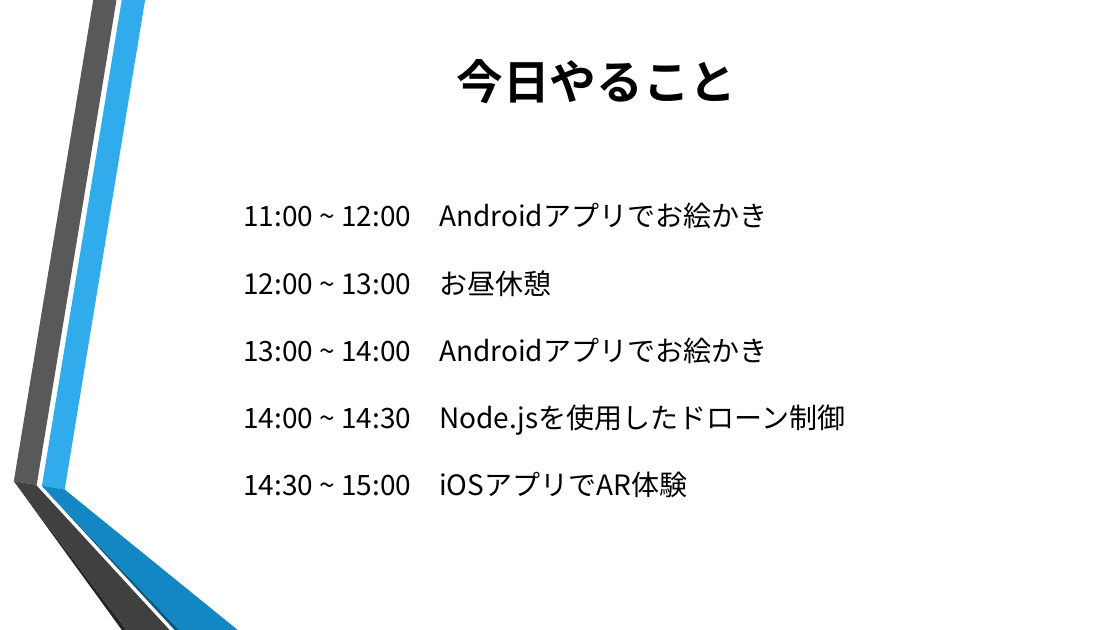
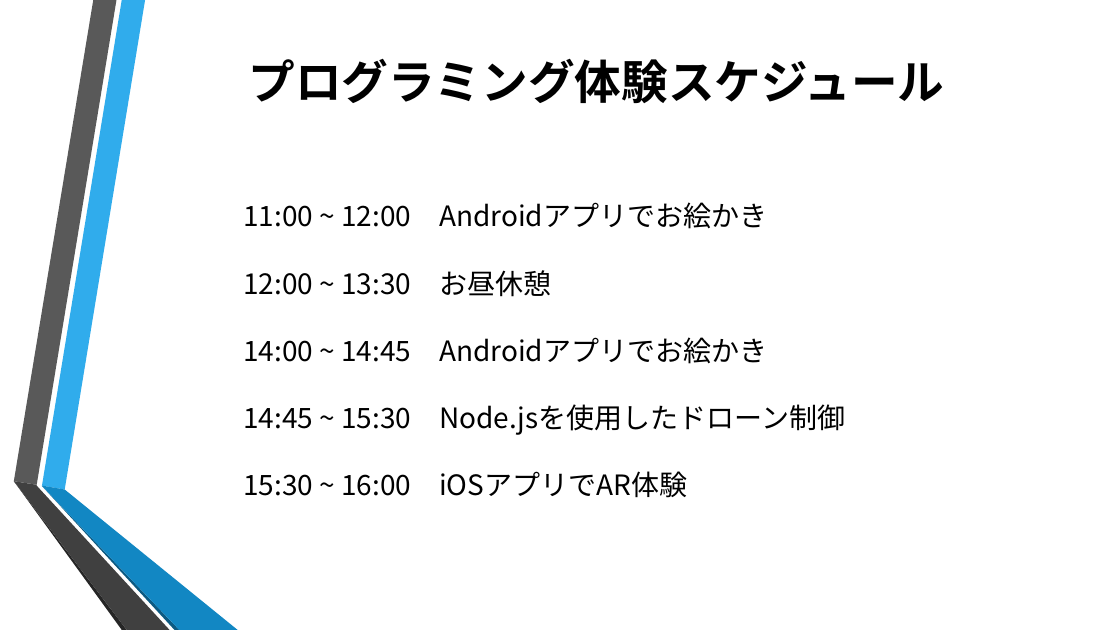
Before and after one commit to ColorSchemeSystem/1DaySummerIntern, a slide deck: slide 4 of 1day.pptx. Drawn at 1120x630 pixels with LibreOffice and Linux fonts; fonts in the diff are those of the drawing; background and template pictures are left out. Boxes give left, top, right and bottom in pixels: in the first picture for what was removed or moved away, otherwise in the second. Text is boxed around its words. In the diff, an @@ line names an element or a change of style, - is before the commit and + after.

```diff
--- a/1day.pptx
+++ b/1day.pptx
@@ title at (x1=248, y1=59, x2=944, y2=103): text changed @@
-今日やること
+プログラミング体験スケジュール
@@ text at (x1=243, y1=270, x2=845, y2=498): text changed @@
-12:00 ~ 13:00 お昼休憩
-13:00 ~ 14:00 Androidアプリでお絵かき
-14:00 ~ 14:30 Node.jsを使用したドローン制御
-14:30 ~ 15:00 iOSアプリでAR体験
+12:00 ~ 13:30 お昼休憩
+14:00 ~ 14:45 Androidアプリでお絵かき
+14:45 ~ 15:30 Node.jsを使用したドローン制御
+15:30 ~ 16:00 iOSアプリでAR体験
```
Also in this commit, not shown: 8 other slides changed, 6 other files.
